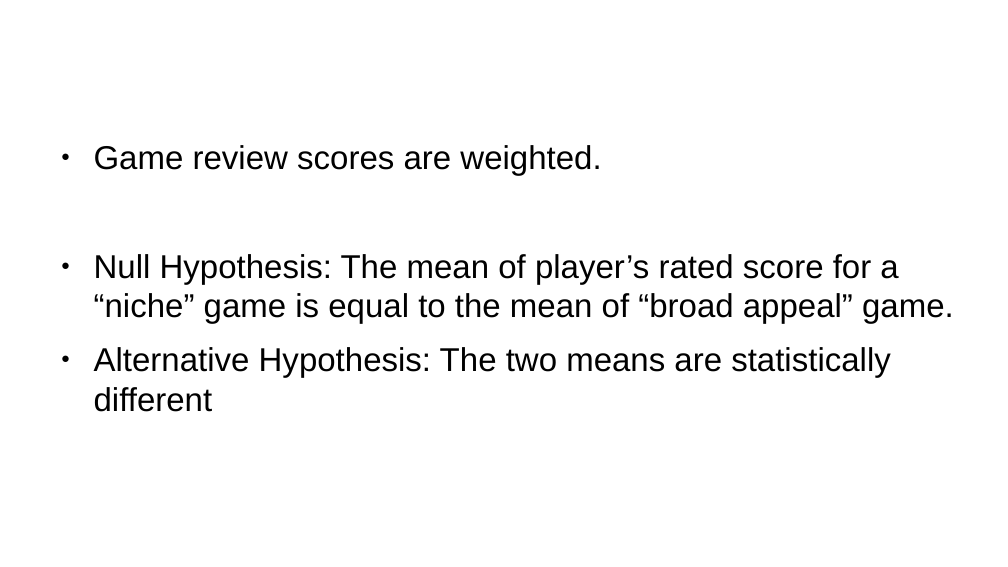
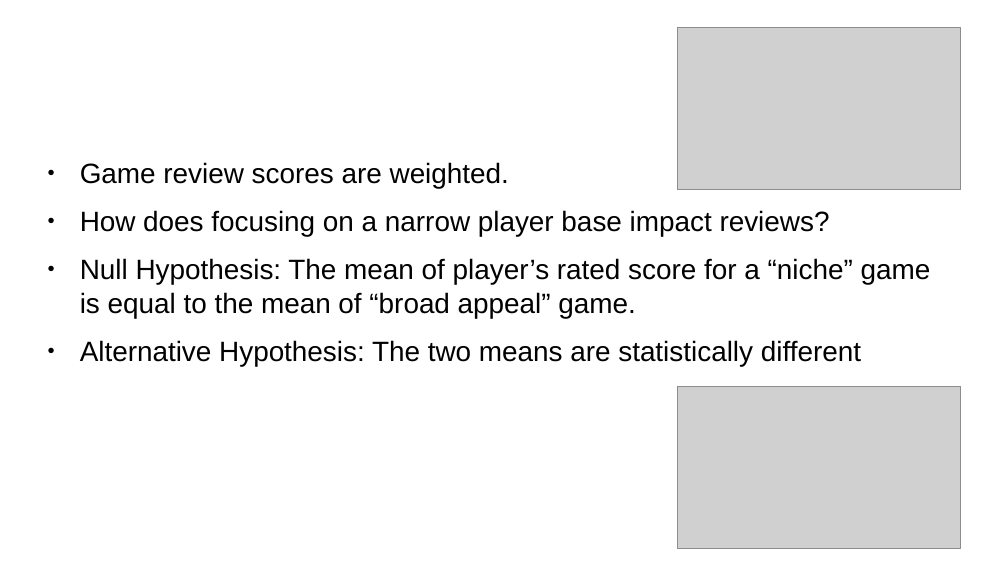
Before and after one commit to gr8willi35/DSI-CS1, a slide deck: slide 3 of cap1_pwrpt.odp (slide 2 before the commit). Drawn at 1008x567 pixels with LibreOffice and Linux fonts; fonts in the diff are those of the drawing; grey boxes stand for pictures; background and template pictures are left out. Boxes give left, top, right and bottom in pixels: in the first picture for what was removed or moved away, otherwise in the second. Text is boxed around its words. In the diff, an @@ line names an element or a change of style, - is before the commit and + after.

Commit message:
good images, good start to slides

```diff
--- a/cap1_pwrpt.odp
+++ b/cap1_pwrpt.odp
@@ title added at <box>48,27,750,121</box>, 35.7 pt, text #FFFFFF @@
+Using Review Responses
@@ title removed at <box>50,22,753,115</box> @@
-Weighted Rating Comparisons
@@ picture added at <box>678,27,960,189</box> @@
@@ text "Game review scores are weighted.": place and size @@
-text "Game review scores are weighted." at <box>94,145,954,412</box>
+text "Game review scores are weighted." at <box>80,162,931,366</box>
@@ text at <box>80,162,931,366</box>: size 26 to 22 pt in "Game review scores are weighted.", "Null Hypothesis: The mean of player’s rated ...", "Alternative Hypothesis: The two means are statistically ..." @@
@@ text at <box>80,210,830,236</box>: paragraph added @@
+● How does focusing on a narrow player base impact reviews?
@@ picture added at <box>678,387,960,549</box> @@
```
Also in this commit, not shown: 6 slides added, 1 slide removed, 6 other files.
